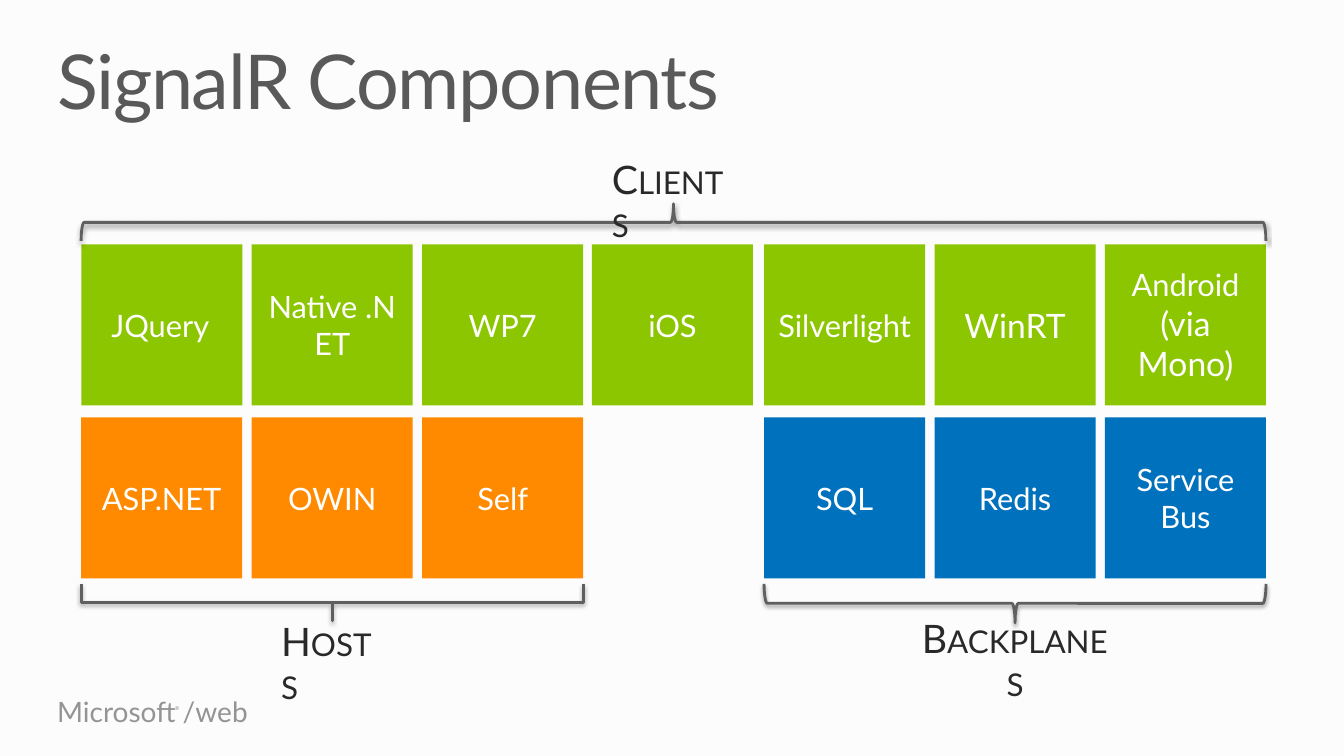
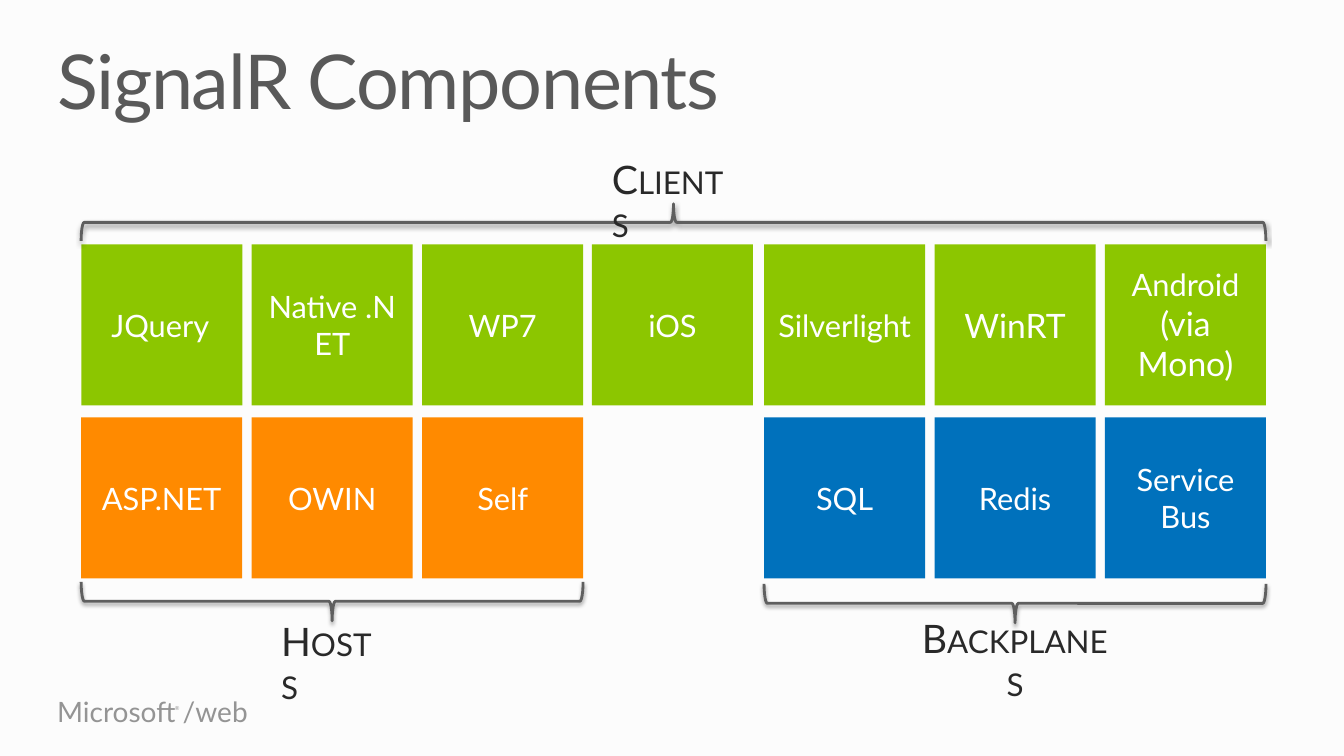
Before and after one commit to Microsoft-Web/PRESENTATION-RealtimeCommunicationsWithSignalR, a slide deck: slide 10 of RealtimeCommunicationsWithSignalR.pptx. Drawn at 1344x756 pixels with LibreOffice and Linux fonts; fonts in the diff are those of the drawing. Boxes give left, top, right and bottom in pixels: in the first picture for what was removed or moved away, otherwise in the second. Text is boxed around its words. In the diff, an @@ line names an element or a change of style, - is before the commit and + after.

Commit message:
Use same grouping arrow on clients/hosts slide
Changed hosts grouping arrow to match clients and backplane grouping
arrow

```diff
--- a/RealtimeCommunicationsWithSignalR.pptx
+++ b/RealtimeCommunicationsWithSignalR.pptx
@@ right brace at [81,582,583,622]: proportions changed @@
```
